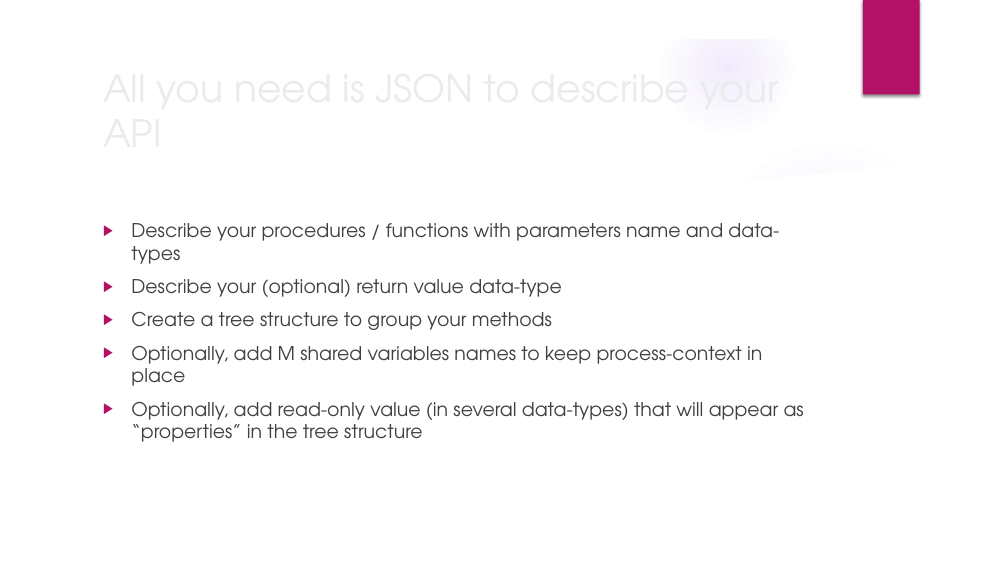
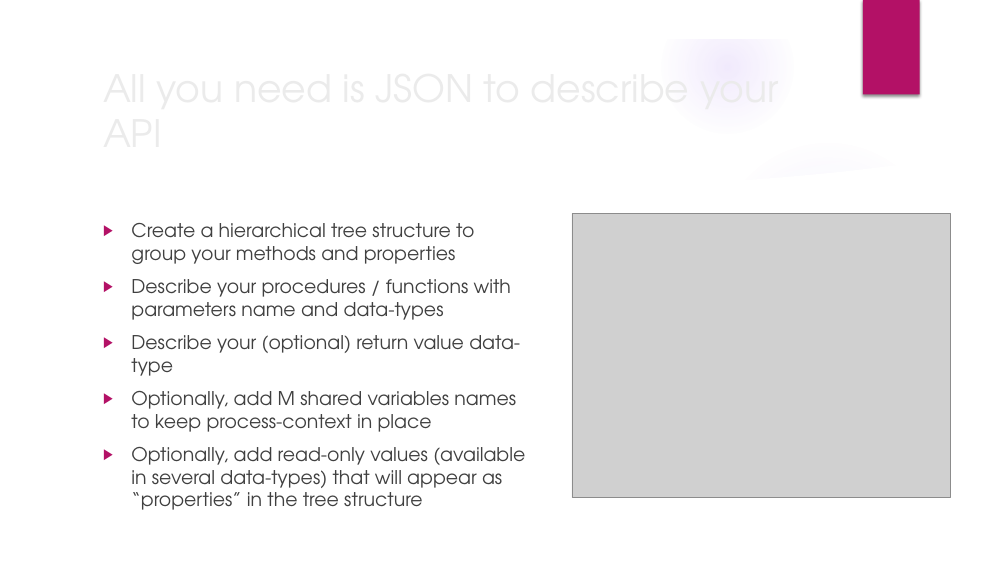
Before and after one commit to mind4yottadb/mind-server, a slide deck: slide 9 of docs/slides/def1.pptx. Drawn at 1008x567 pixels with LibreOffice and Linux fonts; fonts in the diff are those of the drawing; grey boxes stand for pictures; background and template pictures are left out. Boxes give left, top, right and bottom in pixels: in the first picture for what was removed or moved away, otherwise in the second. Text is boxed around its words. In the diff, an @@ line names an element or a change of style, - is before the commit and + after.

Commit message:
V0.19.0 (#257)
* feat: datatype: varByRef
* feat: new datatype: json
* feat: 4 levels namespace
* test: datatype: varByRef
* test: uApi parser detects now boolean and null in name
* test: new datatype: json
* test: 4 levels namespace
* refactor: uApi parser detects now boolean and null in name
* fix: proper handle JSON chr(0)_boolean or chr(0)_null
* fix: subscript /s on strings removed
* docs: pptx
* demo

```diff
--- a/docs/slides/def1.pptx
+++ b/docs/slides/def1.pptx
@@ text at box(131, 223, 456, 264): paragraph added @@
+▶ Create a hierarchical tree structure to group your methods and properties
@@ picture added at box(572, 213, 951, 498) @@
@@ text at box(131, 312, 552, 330): paragraph removed @@
-▶ Create a tree structure to group your methods
@@ text at box(131, 447, 525, 510): text changed @@
-▶ Optionally, add read-only value (in several data-types) that will appear as “properties” in the tree structure
+▶ Optionally, add read-only values (available in several data-types) that will appear as “properties” in the tree structure
```
Also in this commit, not shown: 8 other slides changed, 33 other files.
